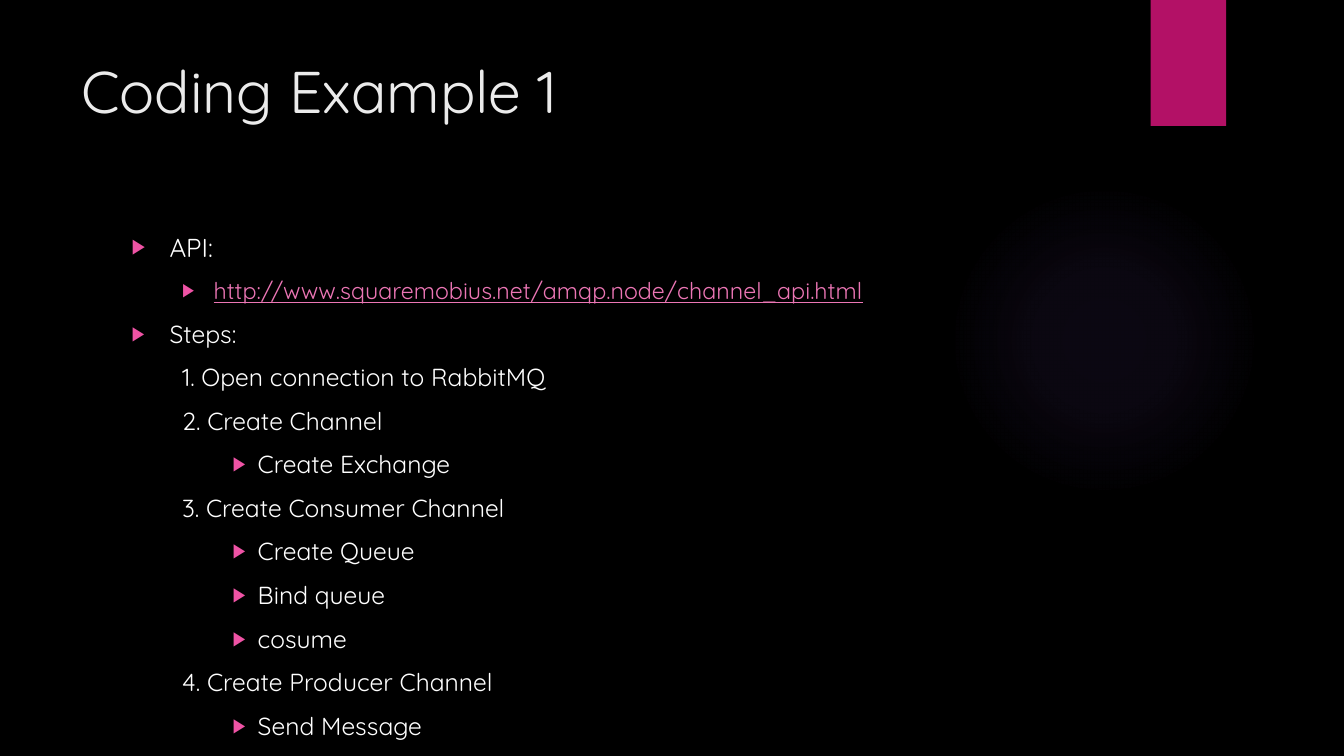
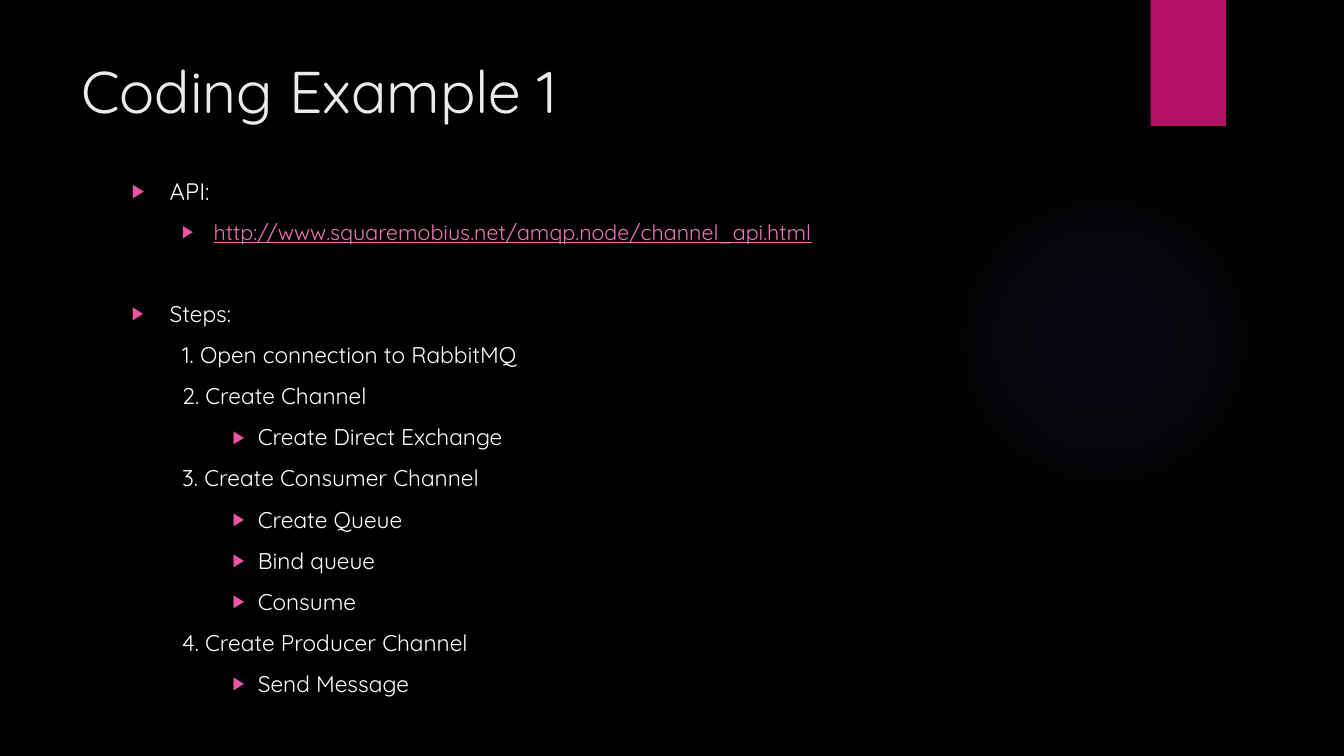
Before and after one commit to ryaovan/rabbitmq-tutorial, a slide deck: slide 37 of Rabbitmq lecture.pptx. Drawn at 1344x756 pixels with LibreOffice and Linux fonts; fonts in the diff are those of the drawing; background and template pictures are left out. Boxes give left, top, right and bottom in pixels: in the first picture for what was removed or moved away, otherwise in the second. Text is boxed around its words. In the diff, an @@ line names an element or a change of style, - is before the commit and + after.

```diff
--- a/Rabbitmq lecture.pptx
+++ b/Rabbitmq lecture.pptx
@@ text "API:": place and size @@
-text "API:" at [170,239,863,692]
+text "API:" at [170,183,811,697]
@@ text at [170,183,811,697]: size 18.5 to 17 pt in "API:"; size 16.6 to 15.3 pt in "http://www.squaremobius.net/amqp.node/channel_api.html"; size 17.6 to 16.1 pt in "Steps:", "1. Open connection to RabbitMQ", "2. Create Channel", "3. Create Consumer Channel" and 4 more places @@
@@ text at [258,428,502,450]: text changed; size 17.6 to 16.1 pt @@
-    ▶ Create Exchange
+    ▶ Create Direct Exchange
@@ text at [258,594,356,611]: text changed; size 17.6 to 16.1 pt @@
-    ▶ cosume
+    ▶ Consume
```
Also in this commit, not shown: 3 other slides changed, 1 slide removed, 12 other files.
